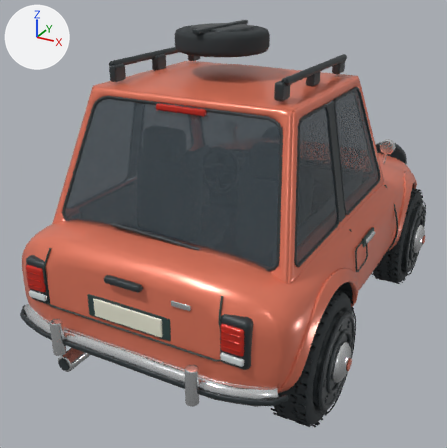
What one commit did to the FBX model unity/Assets/Resources/Cars/puddle_lod1.fbx.
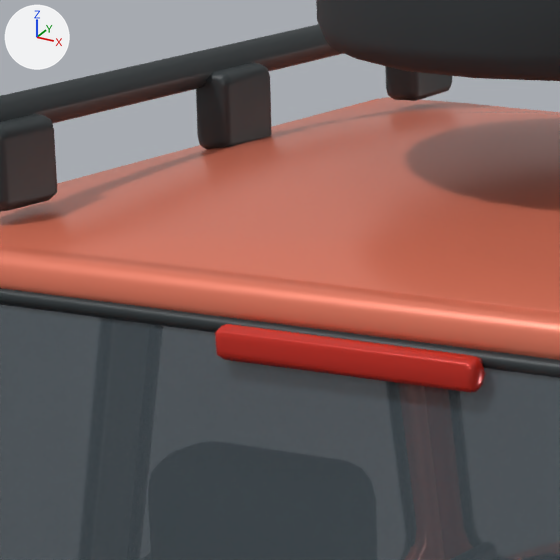
The first picture shows the older version from a 50 mm camera at (1.71, -3.59, 2.38) aimed at (-0.14, -0.23, 0.7). The close-ups show the older and then the newer version on the part from 26% to 49% of the width and 9% to 33% of the height of that picture. Only the edits that show in the close-ups are written down. Every picture has the same lights, and +X, +Y and +Z are marked at upper left. Where no turn or scale is listed for an object, it has been applied to the vertices. Vertices at exactly the same position are counted once.

The first close-up shows 'Body'.
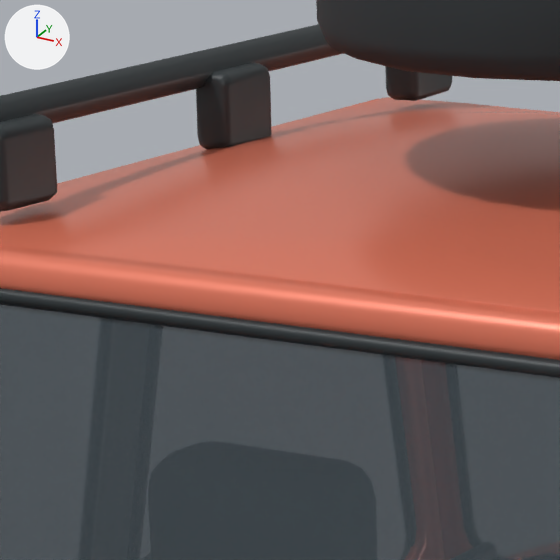
Diff of the bpy script that builds the scene:
```diff
--- a/unity/Assets/Resources/Cars/puddle_lod1.fbx.py
+++ b/unity/Assets/Resources/Cars/puddle_lod1.fbx.py
@@ me_continuous_formed_body_shell_002 @@
 # used by ob_body; location = (0.0, 0.0, 0.0)
-me_continuous_formed_body_shell_002.from_pydata(...)  # 10813 vertices, 20480 faces; spans x -0.89..0.89, y -1.59..1.59, z 0.25..2.02
+me_continuous_formed_body_shell_002.from_pydata(...)  # 10765 vertices, 20388 faces; spans x -0.89..0.89, y -1.59..1.59, z 0.25..2.02
+# me_continuous_formed_body_shell_002 part 1: the loose piece of 47 vertices spanning x -0.15..0.15, y -0.95..-0.93, z 1.62..1.66 is deleted
+# other edits to the shape of me_continuous_formed_body_shell_002 do not show in these pictures
 me_continuous_formed_body_shell_002.materials.append(mat_bodypaint)
```

Pixel boxes (x1, y1, x2, y2) of what changed, in the close-ups (560 x 560 px):
part 1 of me_continuous_formed_body_shell_002, deleted
    before: (215, 324, 485, 393)
